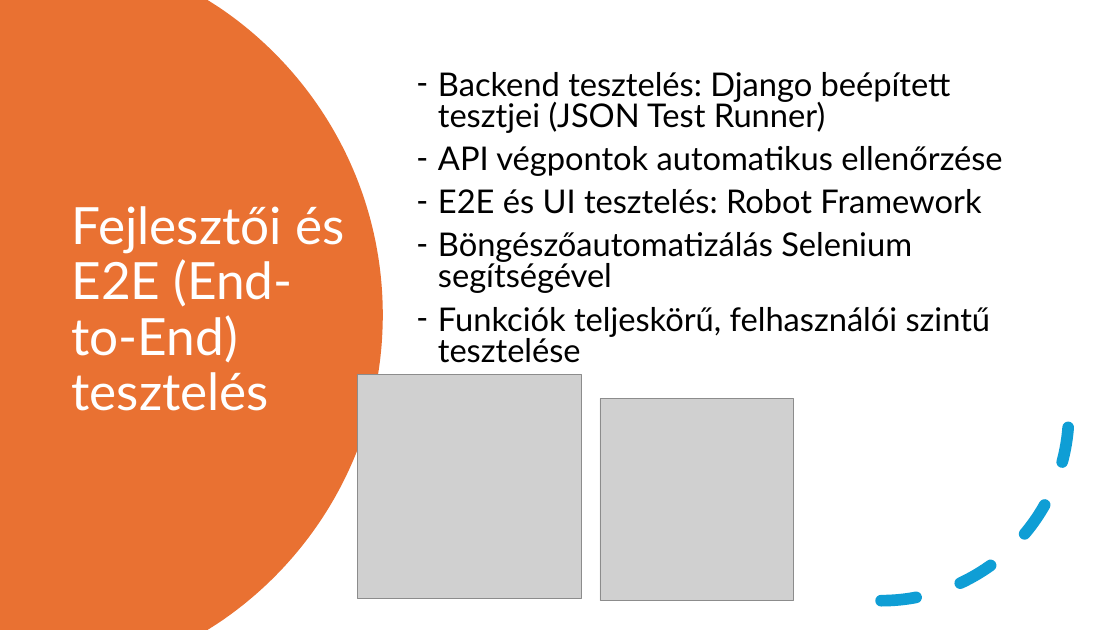
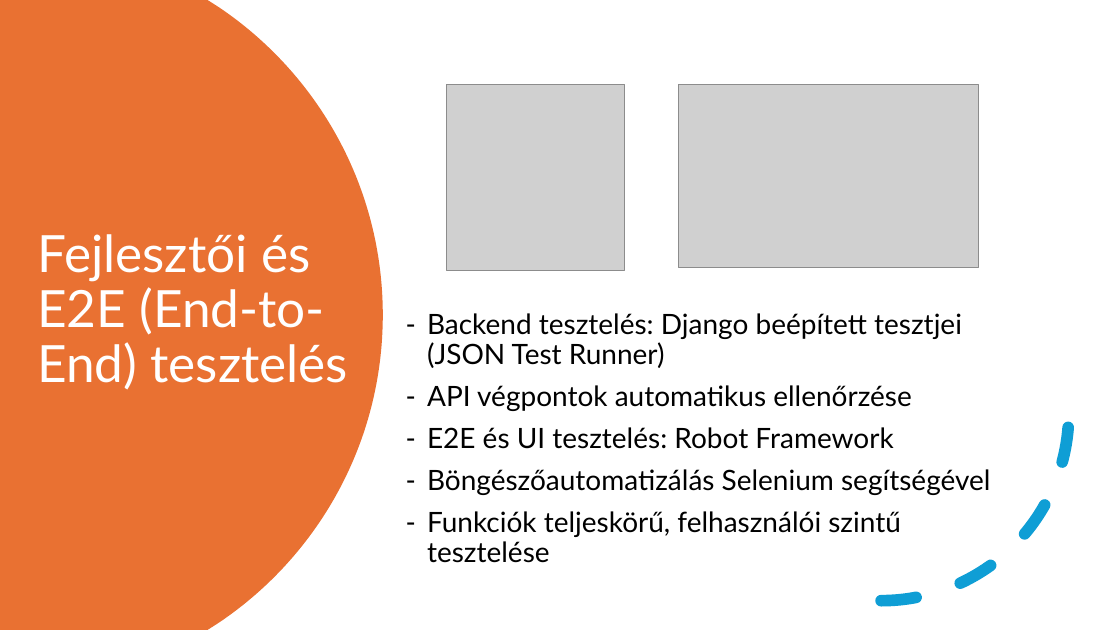
Before and after one commit to FesetoImre5/13_S1_8_vizsgaremek, a slide deck: slide 8 of Dokumentacio/Calentasker_bemutató.pptx (slide 9 before the commit). Drawn at 1120x630 pixels with LibreOffice and Linux fonts; fonts in the diff are those of the drawing; grey boxes stand for pictures. Boxes give left, top, right and bottom in pixels: in the first picture for what was removed or moved away, otherwise in the second. Text is boxed around its words. In the diff, an @@ line names an element or a change of style, - is before the commit and + after.

```diff
--- a/Dokumentacio/Calentasker_bemutató.pptx
+++ b/Dokumentacio/Calentasker_bemutató.pptx
@@ picture: place and size @@
-picture at bbox=[600, 399, 793, 602]
+picture at bbox=[447, 84, 625, 271]
@@ picture added at bbox=[679, 84, 979, 267] @@
@@ title "Fejlesztői és E2E (End-to-End) tesztelés" rewrapped from bbox=[71, 206, 344, 411] to bbox=[37, 234, 349, 390] @@
@@ text "Backend tesztelés: Django beépített tesztjei ...": place and size @@
-text "Backend tesztelés: Django beépített tesztjei ..." at bbox=[438, 72, 1002, 363]
+text "Backend tesztelés: Django beépített tesztjei ..." at bbox=[427, 313, 990, 563]
@@ text "Backend tesztelés: Django beépített tesztjei ..." at bbox=[427, 313, 990, 563]: size 28 to 24 pt; line spacing 0.8 to 0.9 @@
@@ picture removed at bbox=[357, 375, 581, 599] @@
```
Also in this commit, not shown: 9 other slides changed, 2 slides added, 1 other file.
